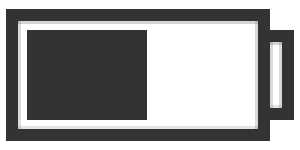
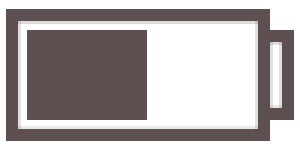
Layers edited between the first and the second w=300, h=150 image:
painted on "Rectangle 2" over [258, 30, 294, 120]
painted on "Rectangle 3" over [27, 30, 147, 120]
painted on "Rectangle 1" over [6, 9, 270, 141]
